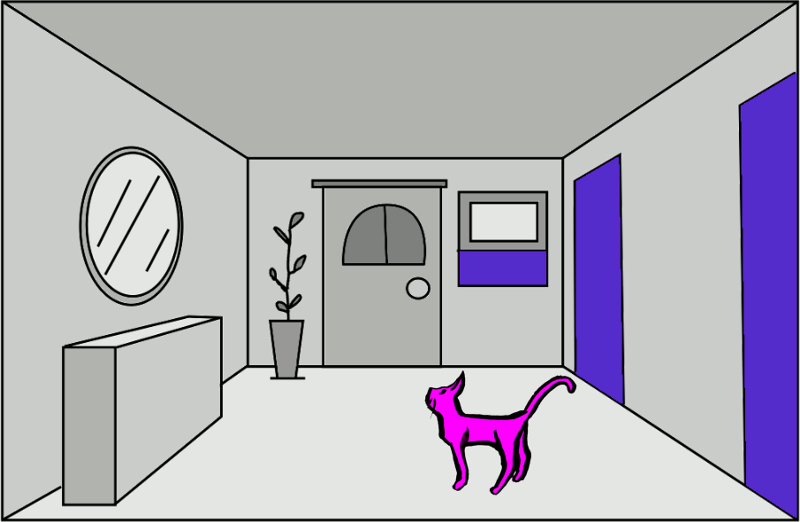
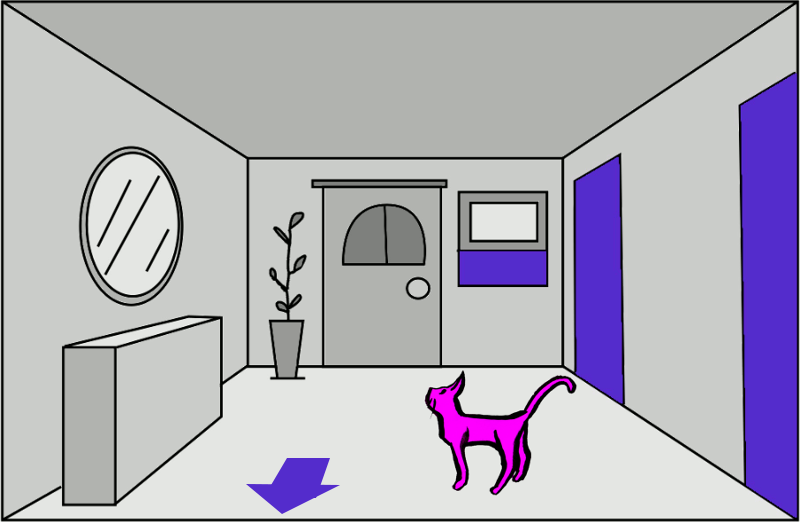
Before/after of a w=800, h=522 layered artwork. What changed in the layer stack:
painted on "4-hallway.png" over [246, 458, 340, 514]
